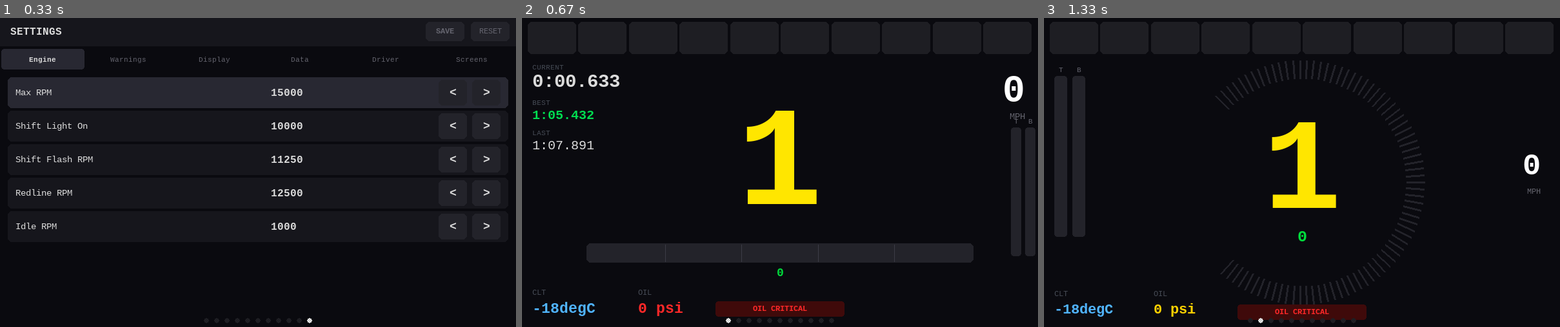
Above: before the commit, frames 1-3 (left to right).
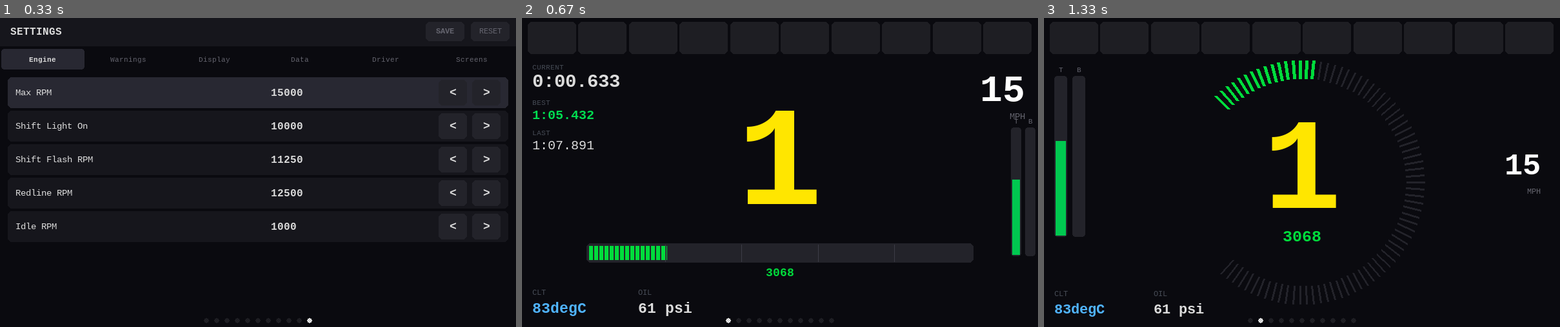
Above: after the commit, the same moments.

Repository: mattfredricks50/MONTANA_FSAE_DASH_V2
Game: pygame game, started from race_dash_pygame.py
The game is run twice, just before and just after one commit, with the same random seed, the same clock (stepped at 60 frames per second) and the same inputs.
Inputs:
- Up to frame 1 (0.33 s): no input
- Up to frame 2 (0.67 s): hold Right from 0.33 s (still down)
- Up to frame 3 (1.33 s): release Right at 0.8 s; hold Right 0.83-1.3 s

Frame 1 is identical in both runs. In frame 2, 2.9% of the frame differs, in the area x 2-98%, y 18-97%; in frame 3, 3.1%, in the area x 2-96%, y 13-98%.

Commit message:
changed sim data to fix how gear are displayed

Diff:
--- a/config.json
+++ b/config.json
@@ -35,7 +35,7 @@
     "pressure": "psi"
   },
   "data": {
-    "simulate": false,
+    "simulate": true,
     "uart_port": "/dev/ttyAMA0",
     "uart_baud": 115200
   },
--- a/race_dash_core.py
+++ b/race_dash_core.py
@@ -28,6 +28,8 @@
             'accel_x': 0.0,
             'accel_y': 0.0,
             'accel_z': 0.0,
+            'gear': 0,
+            'clutch': 0,
             'timestamp': 0
         }
         # Optional: store history for each signal
@@ -75,7 +77,7 @@
     a simplified CSV line to the Pi at ~25Hz for display.
 
     CSV format from STM32:
-      RPM,SPEED_MPH,THROTTLE_PCT,BRAKE_PCT,CLT_F,OIL_PSI,LAT,LON,GPS_SPD,GPS_SATS,AX,AY,AZ
+      RPM,SPEED,THROTTLE,BRAKE,CLT,OIL,LAT,LON,GPS_SPD,GPS_SATS,AX,AY,AZ,GEAR,CLUTCH
 
     Lines starting with '#' are comments/status messages from STM32.
     All values arrive in imperial (°F, mph, psi).
@@ -86,11 +88,13 @@
         'rpm', 'speed', 'throttle', 'brake',
         'coolant_temp', 'oil_pressure',
         'lat', 'lon', 'gps_speed', 'gps_satellites',
-        'accel_x', 'accel_y', 'accel_z'
+        'accel_x', 'accel_y', 'accel_z',
+        'gear', 'clutch'
     ]
     # Which fields are integers (rest are float)
     INT_FIELDS = {'rpm', 'speed', 'throttle', 'brake',
-                  'coolant_temp', 'oil_pressure', 'gps_satellites'}
+                  'coolant_temp', 'oil_pressure', 'gps_satellites',
+                  'gear', 'clutch'}
 
     def __init__(self, signal_buffer, simulate=True,
                  port='/dev/ttyAMA0', baud=115200):
@@ -184,42 +188,103 @@
                 self.stop_event.wait(2.0)
 
     def _simulate_data(self):
-        """Simulate STM32 CSV data for PC testing"""
-        rpm = 1000
-        rpm_direction = 40
+        """Simulate STM32 CSV data for PC testing.
+
+        Simulates actually riding through the gears on a CBR 600RR:
+        Rev up in each gear, clutch in, shift up, RPM drops, repeat.
+        After 6th gear, engine brake back down through the gears.
+        Speed is derived from RPM + gear ratio (like real life).
+        """
+        import math as _m
+
+        # CBR 600RR drivetrain
+        GEARS = [2.666, 1.937, 1.661, 1.409, 1.260, 1.166]
+        PRI = 2.111
+        FIN = 2.6875
+        TIRE = 2.02
+        SHIFT_RPM = 12500   # shift point
+        IDLE_RPM = 2000
+
+        cur_gear = 0        # 0-indexed (0=1st, 5=6th)
+        rpm = 3000.0
+        accel = True        # True = accelerating up through gears
+        clutch_timer = 0    # countdown ticks for clutch engagement
 
         while not self.stop_event.is_set():
-            rpm += rpm_direction
-            if rpm >= 13500:
-                rpm = 13500
-                rpm_direction = -40
-            elif rpm <= 1000:
-                rpm = 1000
-                rpm_direction = 40
-
-            speed = int(rpm / 100)
-
-            if rpm_direction > 0:
-                throttle = min(100, int((rpm - 1000) / 125))
+            t = time.time()
+
+            # ── Shift logic ──
+            if clutch_timer > 0:
+                # Mid-shift: clutch is in, RPM drops
+                clutch_timer -= 1
+                rpm = max(rpm - 200, IDLE_RPM)
+                clutch = 1
+                gear_display = 0
+            elif accel:
+                # Accelerating: rev up
+                rpm += random.uniform(50, 90)
+                clutch = 0
+                gear_display = cur_gear + 1
+
+                if rpm >= SHIFT_RPM:
+                    if cur_gear < 5:
+                        # Shift up
+                        clutch_timer = 4  # ~160ms clutch pull
+                        cur_gear += 1
+                    else:
+                        # Top gear, switch to decel
+                        accel = False
+            else:
+                # Decelerating / engine braking back down
+                rpm -= random.uniform(40, 70)
+                clutch = 0
+                gear_display = cur_gear + 1
+
+                if rpm <= 4000:
+                    if cur_gear > 0:
+                        # Downshift
+                        clutch_timer = 3
+                        cur_gear -= 1
+                        rpm = 8000  # RPM jumps up on downshift (engine braking)
+                    else:
+                        # Back in 1st, start over
+                        accel = True
+                        rpm = 3000
+
+            # Clamp RPM
+            rpm = max(IDLE_RPM, min(14000, rpm))
+
+            # Calculate speed from RPM and current gear (the real physics)
+            overall_ratio = GEARS[cur_gear] * PRI * FIN
+            wheel_rps = (rpm / 60.0) / overall_ratio
+            speed_ms = wheel_rps * TIRE
+            speed = max(0, int(speed_ms / 0.44704))  # m/s to mph
+
+            # Throttle/brake
+            if clutch:
+                throttle = 0
+                brake = 0
+            elif accel:
+                throttle = min(100, int(60 + (rpm - 3000) / 200))
                 brake = 0
             else:
                 throttle = 0
-                brake = min(100, int((13500 - rpm) / 125))
-
-            # Build a CSV line exactly like the STM32 would send
-            import math as _m
-            t = time.time()
-            spd_frac = speed / 135.0
-            ax = _m.sin(t / 2.0) * spd_frac * 1.5  # lateral
-            ay = 0.4 if rpm_direction > 0 else -0.8   # longitudinal
-            az = 1.0 + _m.sin(t * 12) * 0.03          # vertical + vibration
-            csv_line = (f"{rpm},{speed},{throttle},{brake},"
+                brake = min(100, int(30 + (8000 - rpm) / 150))
+
+            # IMU
+            spd_frac = speed / 150.0
+            ax = _m.sin(t / 2.0) * spd_frac * 1.5
+            ay = 0.5 if accel and not clutch else (-0.6 if not accel and not clutch else 0.0)
+            az = 1.0 + _m.sin(t * 12) * 0.03
+
+            csv_line = (f"{int(rpm)},{speed},{throttle},{brake},"
                        f"{random.randint(180, 210)},{random.randint(40, 65)},"
                        f"40.712800,-74.006000,{speed * 0.95:.1f},8,"
-                       f"{ax:.2f},{ay:.2f},{az:.2f}")
+                       f"{ax:.2f},{ay:.2f},{az:.2f},"
+                       f"{gear_display},{clutch}")
 
             self._parse_csv_line(csv_line)
-            self.stop_event.wait(0.04)  # 25Hz like real STM32
+            self.stop_event.wait(0.04)  # 25Hz
 
     def stop(self):
         self.stop_event.set()
--- a/race_dash_pygame.py
+++ b/race_dash_pygame.py
@@ -105,12 +105,18 @@
     )
 
 
-def calculate_gear(speed):
-    gear_speeds = config.get('engine', 'gear_speeds')
-    for i, threshold in enumerate(gear_speeds):
-        if speed < threshold:
-            return i + 1
-    return len(gear_speeds)
+def get_gear(data):
+    """Get gear from STM32 data. Returns int 0-6 (0 = neutral/unknown)."""
+    return data.get('gear', 0)
+
+
+def get_gear_display(data):
+    """Get gear display string. 'N' if clutch in or gear=0, else '1'-'6'."""
+    clutch = data.get('clutch', 0)
+    gear = data.get('gear', 0)
+    if clutch or gear == 0:
+        return 'N'
+    return str(gear)
 
 
 # ============================================================
@@ -257,7 +263,7 @@
         self.flash_counter += 1
         flash_state = (self.flash_counter // 4) % 2 == 0
         rpm, speed = data['rpm'], data['speed']
-        gear = calculate_gear(speed)
+        gear = get_gear_display(data)
 
         surface.fill(config.color('bg'))
 
@@ -362,7 +368,7 @@
         self.flash_counter += 1
         flash_state = (self.flash_counter // 4) % 2 == 0
         rpm, speed = data['rpm'], data['speed']
-        gear = calculate_gear(speed)
+        gear = get_gear_display(data)
 
         surface.fill(config.color('bg'))
 
@@ -419,7 +425,7 @@
         self.flash_counter += 1
         flash_state = (self.flash_counter // 4) % 2 == 0
         rpm, speed = data['rpm'], data['speed']
-        gear = calculate_gear(speed)
+        gear = get_gear_display(data)
 
         surface.fill(config.color('bg'))
 
@@ -460,7 +466,7 @@
         self.flash_counter += 1
         flash_state = (self.flash_counter // 4) % 2 == 0
         rpm, speed = data['rpm'], data['speed']
-        gear = calculate_gear(speed)
+        gear = get_gear_display(data)
 
         surface.fill(config.color('bg'))
         draw_shift_lights(surface, 8, 4, W - 16, 32, rpm, flash_state)
@@ -837,7 +843,7 @@
         self.flash_counter += 1
         flash_state = (self.flash_counter // 4) % 2 == 0
         rpm, speed = data['rpm'], data['speed']
-        gear = calculate_gear(speed)
+        gear = get_gear_display(data)
         temp = data['coolant_temp']
         oil = data['oil_pressure']
         e = config['engine']
Not shown, changed: main.cpp
